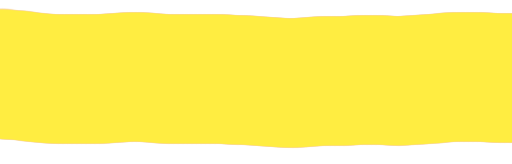
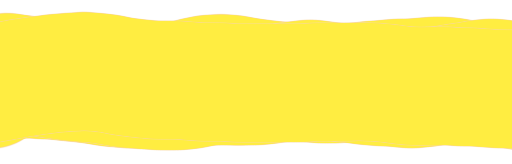
Layered file, before and after one edit (w=512, h=164). Changes by layer:
removed group "mania-noteSH@2x.png" (2 layers) over [0, 8, 512, 149]
added group "mania-noteS-3@2x.png" with 2 layers above "mania-note2-3@2x.png" over [0, 11, 512, 149]
removed layer "Layer 1 copy" (1st of 2, in "mania-noteSH@2x.png") from group "mania-noteSH@2x.png" over [0, 8, 512, 149]
removed group "mania-note2H@2x.png" (2 layers) over [0, 8, 512, 149]
added layer "mania-note1-3@2x" in group "mania-noteS-3@2x.png" over [0, 11, 512, 149]
added group "mania-note2-3@2x.png" with 2 layers above "mania-note1-3@2x.png" over [0, 11, 512, 149]
removed layer "Layer 1 copy 2" (1st of 2, in "mania-note2H@2x.png") from group "mania-note2H@2x.png" over [0, 8, 512, 149]
removed layer "mania-note1H@2x.png" over [0, 8, 512, 149]
added layer "mania-note1-3@2x copy 2" in group "mania-note2-3@2x.png" over [0, 11, 512, 149]
added group "mania-note1-3@2x.png" with 1 layers above "mania-noteS-2@2x.png" over [0, 11, 512, 149]
added layer "mania-note1-3@2x copy" in group "mania-note1-3@2x.png" over [0, 11, 512, 149]
added group "mania-noteS-2@2x.png" with 2 layers above "mania-note2-2@2x.png" over [0, 12, 512, 151]
added layer "mania-note1-2@2x" in group "mania-noteS-2@2x.png" over [0, 12, 512, 151]
added group "mania-note2-2@2x.png" with 2 layers above "mania-note1-2@2x.png" over [0, 12, 512, 151]
added layer "mania-note1-2@2x copy 2" in group "mania-note2-2@2x.png" over [0, 12, 512, 151]
added group "mania-note1-2@2x.png" with 1 layers above "mania-noteS-1@2x.png" over [0, 12, 512, 151]
added layer "mania-note1-2@2x copy" in group "mania-note1-2@2x.png" over [0, 12, 512, 151]
removed layer "Layer 1 copy" (2nd of 2, in "mania-noteS@2x.png") from group "mania-noteS@2x.png" over [0, 8, 512, 149]
removed layer "Layer 1 copy 2" (2nd of 2, in "mania-note2@2x.png") from group "mania-note2@2x.png" over [0, 8, 512, 149]
removed layer "mania-note1@2x.png" over [0, 8, 512, 149]
…and 4 more changes (4 added)
